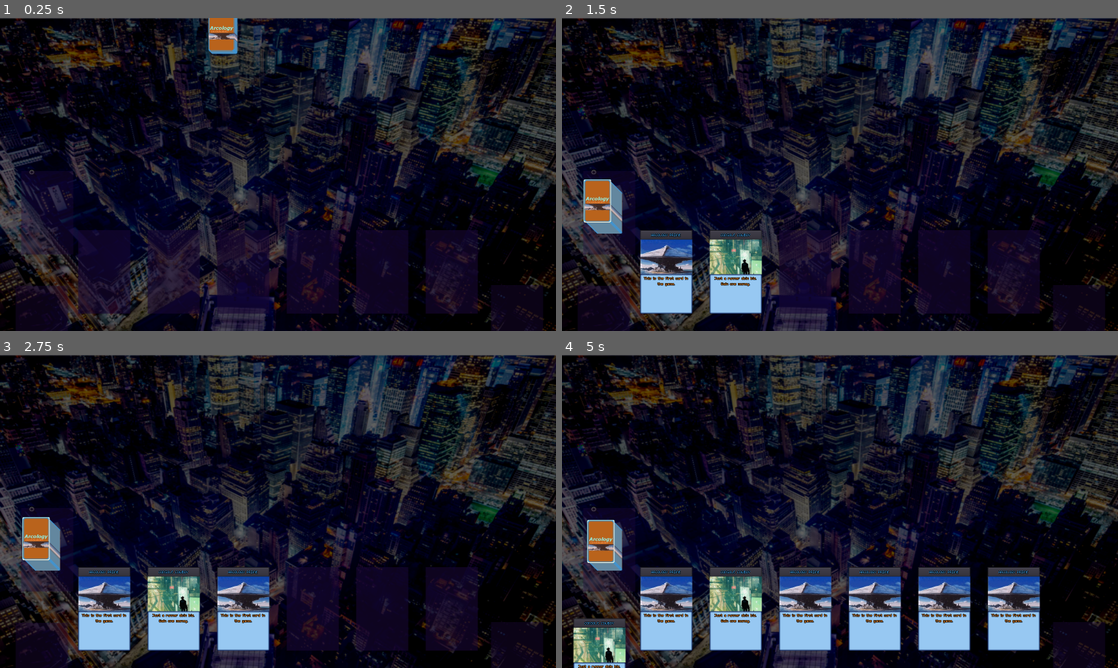
Above: before the commit, frames 1-4 (two rows, left to right).
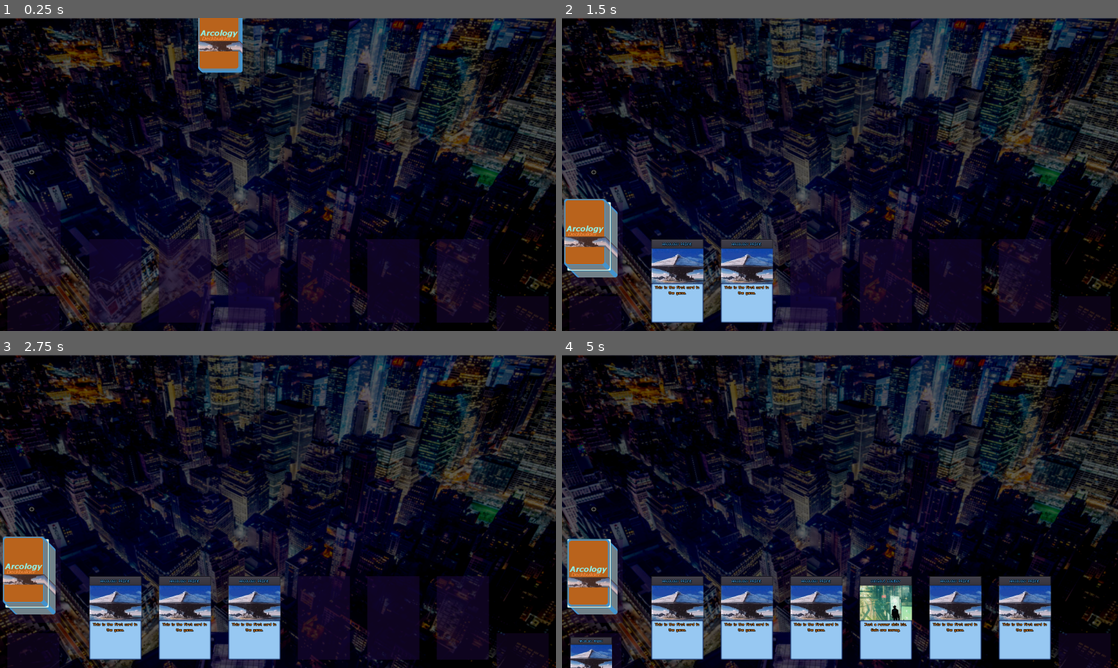
Above: after the commit, the same moments.

Repository: dancraig1985/arcology-deckbuilder
Game: Godot game, scene res://core/scenes/main.tscn
The game is run twice, just before and just after one commit, with the same random seed, the same clock (stepped at 60 frames per second) and the same inputs.
Inputs (mouse positions are in pixels of both pictures, inside the frame that each line leads up to):
- Up to frame 1 (0.25 s): no input
- Up to frame 2 (1.5 s): tap Enter (ui_accept) at 0.5, 0.77 s; move the mouse to (606, 212) at 0.52 s; move the mouse to (606, 212) at 1.27 s
- Up to frame 3 (2.75 s): tap Enter (ui_accept) at 1.52 s; move the mouse to (44, 549) at 2.02 s
- Up to frame 4 (5 s): tap Enter (ui_accept) at 2.75, 3.02, 3.77, 4.52 s; move the mouse to (606, 549) at 2.77 s; move the mouse to (606, 549) at 3.52 s; move the mouse to (606, 549) at 4.27 s

The runs differ from the first frame. In frame 1, 4.6% of the frame differs, in the area x 1-96%, y 0-98%; in frame 2, 10%; in frame 3, 13%; in frame 4, 20%, in the area x 0-96%, y 48-100%.

Commit message:
Draw now draws from top of deck

Diff:
--- a/core/scenes/deck.gd
+++ b/core/scenes/deck.gd
@@ -63,13 +63,17 @@
 func get_cards_count() -> int:
 	return get_cards().size()
 
+func get_cards_top_index() -> int:
+	return get_cards().size() - 1
+
 func is_empty() -> bool:
 	return get_cards_count() < 1
 
 func draw_card():
-	var card_drawn = get_card_by_index(0)
+	var card_drawn = get_card_by_index(get_cards_top_index())
 	remove_card(card_drawn)
 	card_drawn.set_is_facedown(false)
+	card_drawn.set_z_index(z_index + 10000)
 	return card_drawn
 
 func draw_cards_to_deck(num_cards: int, target_deck: Node) -> void:
--- a/core/scenes/decks/player_deck.tscn
+++ b/core/scenes/decks/player_deck.tscn
@@ -3,7 +3,7 @@
 [ext_resource path="res://core/scenes/deck.tscn" type="PackedScene" id=1]
 
 [node name="PlayerDeck" instance=ExtResource( 1 )]
-card_scale_in_deck_spot = 0.5
+card_scale_in_deck_spot = 0.8
 
 [node name="DeckSpot" parent="." index="0"]
-position = Vector2( 136, 560 )
+position = Vector2( 100, 650 )
--- a/core/scenes/decks/player_discard_deck.tscn
+++ b/core/scenes/decks/player_discard_deck.tscn
@@ -4,6 +4,7 @@
 
 [node name="PlayerDiscardDeck" instance=ExtResource( 1 )]
 is_facedown = false
+card_scale_in_deck_spot = 0.8
 
 [node name="DeckSpot" parent="." index="0"]
-position = Vector2( 1488, 888 )
+position = Vector2( 1504, 920 )
--- a/core/scenes/decks/player_hand.tscn
+++ b/core/scenes/decks/player_hand.tscn
@@ -4,13 +4,15 @@
 [ext_resource path="res://core/scenes/card_spot.tscn" type="PackedScene" id=2]
 
 [node name="PlayerHand" instance=ExtResource( 1 )]
+z_index = 1000
 is_facedown = false
+card_scale_in_deck_spot = 0.8
 
 [node name="DeckSpot" parent="." index="0"]
-position = Vector2( 120, 890 )
+position = Vector2( 96, 920 )
 
 [node name="CardSpots" parent="." index="1"]
-position = Vector2( 800, 630 )
+position = Vector2( 832, 656 )
 
 [node name="CardSpot" parent="CardSpots" index="0" instance=ExtResource( 2 )]
 position = Vector2( -500, 100 )
